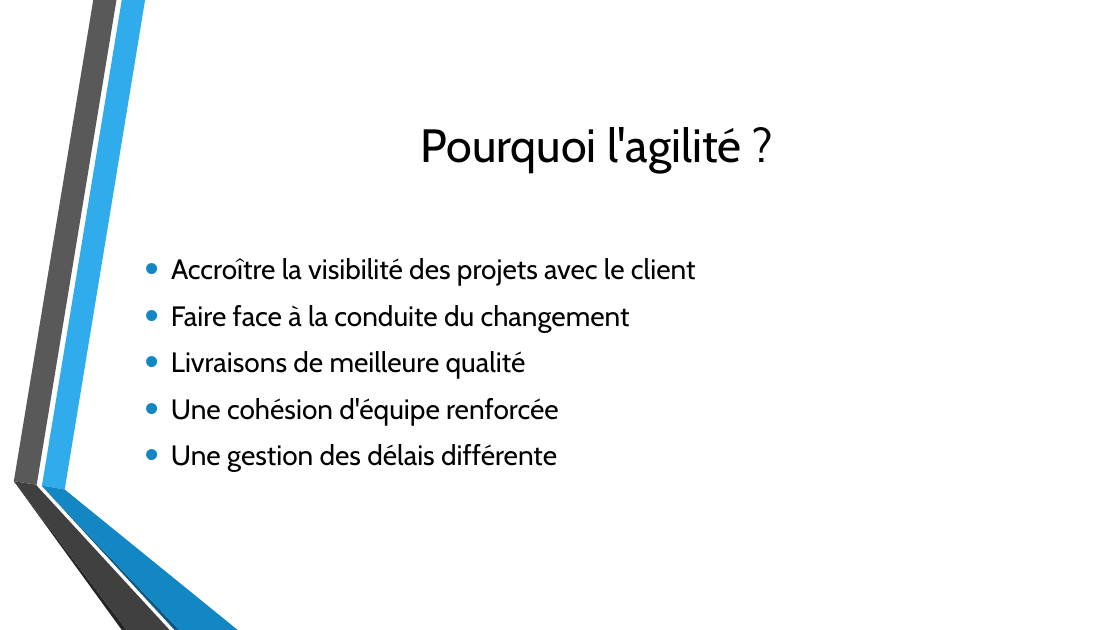
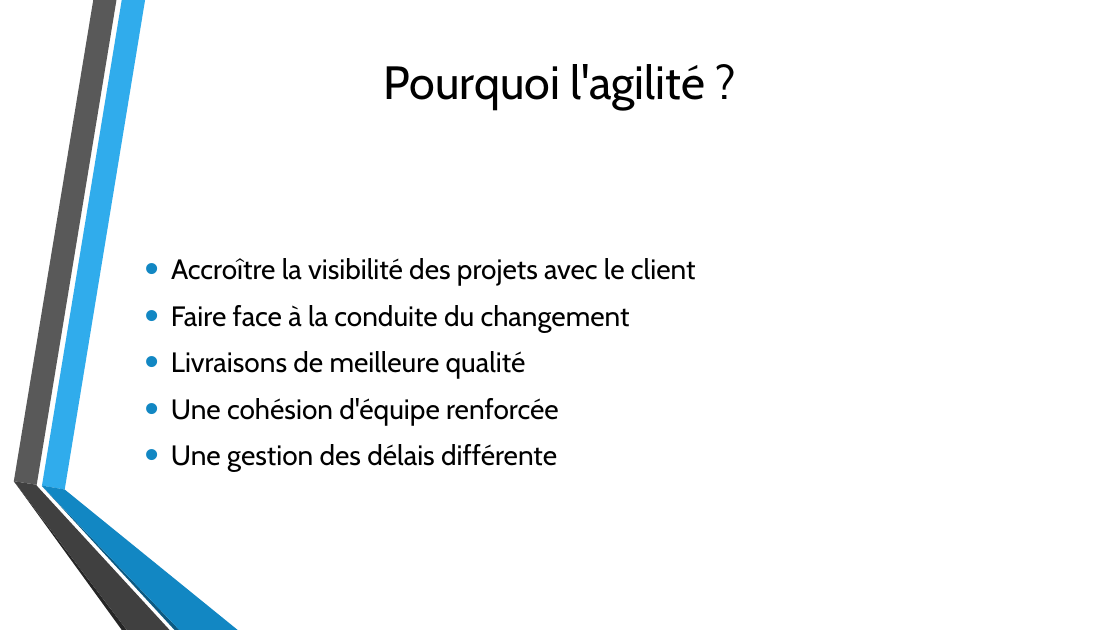
Before and after one commit to Chycrat/snir-co, a slide deck: slide 8 of LIVRABLE-4/Présentation livrable 4.pptx (slide 7 before the commit). Drawn at 1120x630 pixels with LibreOffice and Linux fonts; fonts in the diff are those of the drawing; background and template pictures are left out. Boxes give left, top, right and bottom in pixels: in the first picture for what was removed or moved away, otherwise in the second. Text is boxed around its words. In the diff, an @@ line names an element or a change of style, - is before the commit and + after.

```diff
--- a/LIVRABLE-4/Présentation livrable 4.pptx
+++ b/LIVRABLE-4/Présentation livrable 4.pptx
@@ title "Pourquoi l'agilité ?": place and size @@
-title "Pourquoi l'agilité ?" at [420, 127, 741, 173]
+title "Pourquoi l'agilité ?" at [384, 64, 705, 110]
```
Also in this commit, not shown: 4 other slides changed.
